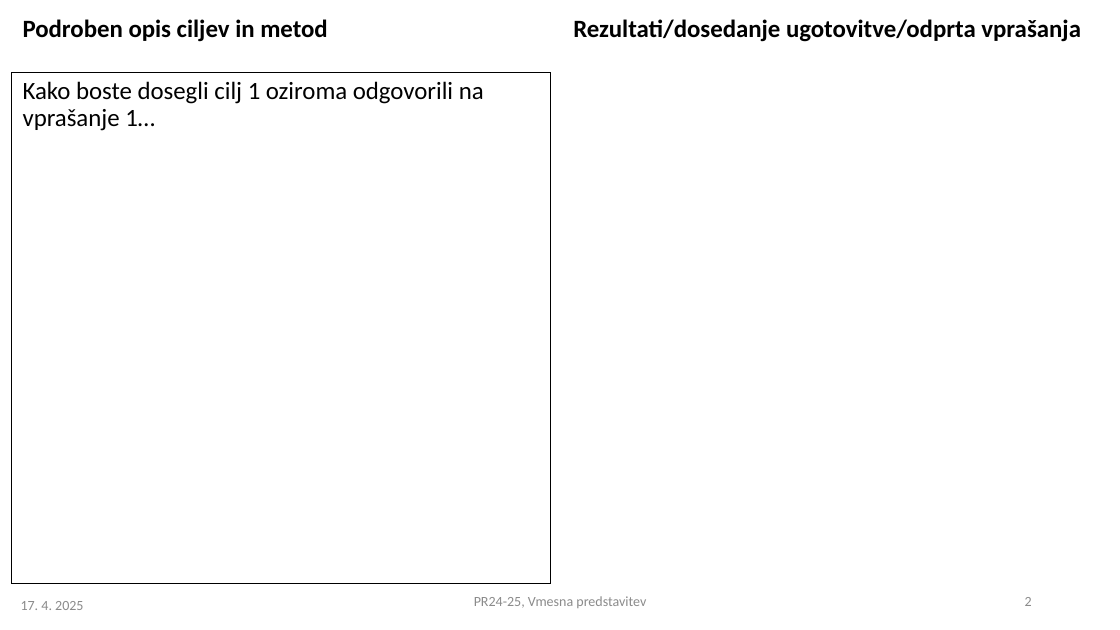
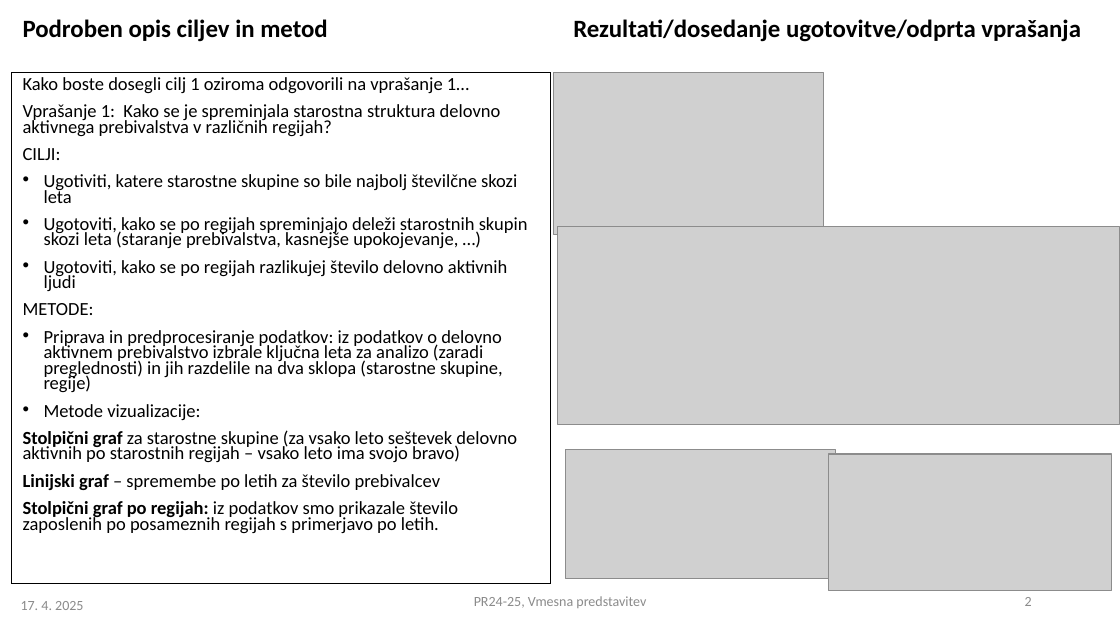
Before and after one commit to nirinja/PR259, a slide deck: slide 2 of PR2024-25_VMESNA_9.pptx. Drawn at 1120x630 pixels with LibreOffice and Linux fonts; fonts in the diff are those of the drawing; grey boxes stand for pictures. Boxes give left, top, right and bottom in pixels: in the first picture for what was removed or moved away, otherwise in the second. Text is boxed around its words. In the diff, an @@ line names an element or a change of style, - is before the commit and + after.

```diff
--- a/PR2024-25_VMESNA_9.pptx
+++ b/PR2024-25_VMESNA_9.pptx
@@ text at (23,77,469,93): size 16 to 11.9 pt in "Kako boste dosegli cilj 1 oziroma odgovorili ..."; line spacing 0.9 to 0.7 @@
@@ picture added at (553,72,823,234) @@
@@ text at (23,104,528,533): paragraphs added @@
+Vprašanje 1: Kako se je spreminjala starostna struktura delovno aktivnega prebivalstva v različnih regijah?
+CILJI:
+• Ugotiviti, katere starostne skupine so bile najbolj številčne skozi leta
+• Ugotoviti, kako se po regijah spreminjajo deleži starostnih skupin skozi leta (staranje prebivalstva, kasnejše upokojevanje, …)
+• Ugotoviti, kako se po regijah razlikujej število delovno aktivnih ljudi
+METODE:
+• Priprava in predprocesiranje podatkov: iz podatkov o delovno aktivnem prebivalstvo izbrale ključna leta za analizo (zaradi preglednosti) in jih razdelile na dva sklopa (starostne skupine, regije)
+• Metode vizualizacije:
+Stolpični graf za starostne skupine (za vsako leto seštevek delovno aktivnih po starostnih regijah – vsako leto ima svojo bravo)
+Linijski graf – spremembe po letih za število prebivalcev
+Stolpični graf po regijah: iz podatkov smo prikazale število zaposlenih po posameznih regijah s primerjavo po letih.
@@ picture added at (558,226,1119,424) @@
@@ picture added at (566,449,836,579) @@
@@ picture added at (829,454,1112,590) @@
```
Also in this commit, not shown: 2 other slides changed, 1 other file.
